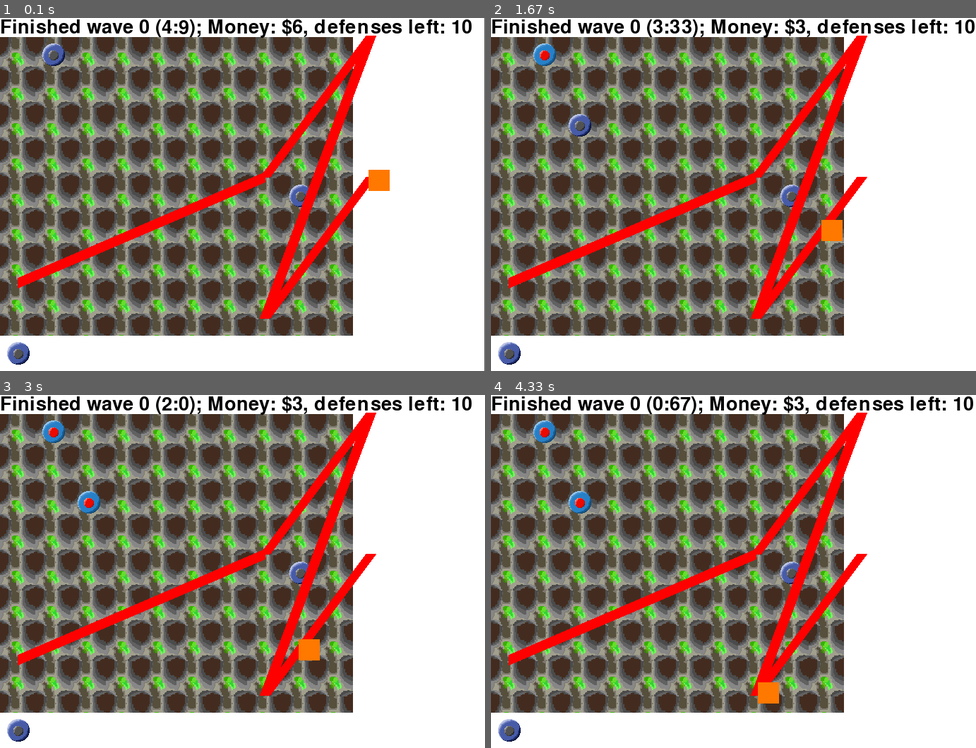
Above: before the commit, frames 1-4 (two rows, left to right).
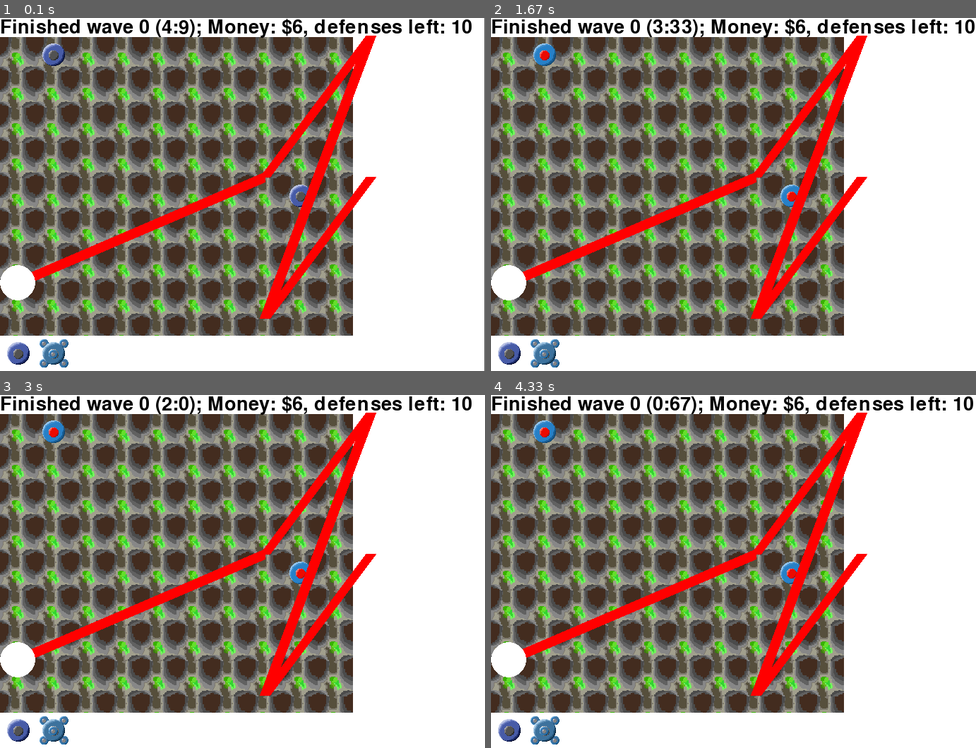
Above: after the commit, the same moments.

Repository: sillypantscoder/pygametowerdefense
Game: pygame game, started from main.py
Two runs of this game, one before a commit and one after it. Both use one fixed random seed, a clock stepped at 60 frames per second and the inputs below.
Inputs (mouse positions are in pixels of both pictures, inside the frame that each line leads up to):
- Up to frame 1 (0.1 s): no input
- Up to frame 2 (1.67 s): press the mouse at (733, 353) at 0.37 s; move the mouse to (655, 247) at 0.47 s; release the mouse at (583, 141) at 0.6 s
- Up to frame 3 (3 s): no input
- Up to frame 4 (4.33 s): no input

The runs differ from the first frame. In frame 1, 1.2% of the frame differs, in the area x 0-81%, y 43-99%; in frame 2, 1.6%, in the area x 0-73%, y 0-99%; in frame 3, 1.6%; in frame 4, 1.6%.

Commit message:
Added Super Towers that attack really fast

Diff:
--- a/main.py
+++ b/main.py
@@ -72,6 +72,7 @@
 		self.health = 10
 		entities.append(self)
 		self.initcustom()
+		self.health *= 1 + (0.05 * wave_lvl)
 	def tick(self):
 		global defense
 		if len(self.route) == 0:
@@ -103,7 +104,7 @@
 	def initcustom(self):
 		self.health = 50
 	def draw(self):
-		r = pygame.Surface((30, 30))
+		r = pygame.Surface((20, 20))
 		r.fill((255, 120, 0))
 		return r
 	def despawn(self):
@@ -146,13 +147,12 @@
 			money += 1
 			self.die()
 
+wave_lvl = 0
 entities: "list[Entity]" = []
-SplitEnemy()
 cellno_to_pixel = (lambda x: round((x * CELLSIZE) + (0.5 * CELLSIZE)))
 pixel_to_cellno = (lambda x: (x - (0.5 * CELLSIZE)) / CELLSIZE)
 cellnos_to_pixels = (lambda x, y: (cellno_to_pixel(x), cellno_to_pixel(y)))
 pixels_to_cellnos = (lambda x, y: (pixel_to_cellno(x), pixel_to_cellno(y)))
-wave_lvl = 0
 wave_time = 60 * 5
 wave = False
 defense = 10
@@ -161,9 +161,14 @@
 textures = {
 	"ground": pygame.transform.scale(pygame.image.load("ground.png"), (CELLSIZE, CELLSIZE)),
 	"tower_active": pygame.transform.scale(pygame.image.load("tower_active.png"), (CELLSIZE, CELLSIZE)),
-	"tower": pygame.transform.scale(pygame.image.load("tower.png"), (CELLSIZE, CELLSIZE))
+	"tower": pygame.transform.scale(pygame.image.load("tower.png"), (CELLSIZE, CELLSIZE)),
+	"super_tower": pygame.transform.scale(pygame.image.load("super_tower.png"), (CELLSIZE, CELLSIZE)),
+	"super_tower_active": pygame.transform.scale(pygame.image.load("super_tower_active.png"), (CELLSIZE, CELLSIZE))
 }
-tower_row = [{"id": 99, "image": "tower", "cost": 3}]
+tower_row = [
+	{"id": 99, "image": "tower", "cost": 3},
+	{"id": 100, "image": "super_tower", "cost": 50}
+]
 dragging_thing = None
 
 c = pygame.time.Clock()
@@ -181,7 +186,7 @@
 			screen = pygame.display.set_mode(SCREENSIZE, pygame.RESIZABLE)
 		elif event.type == pygame.MOUSEBUTTONDOWN:
 			if tower_row_rect_mouse.collidepoint(*pos):
-				idx = (pos[0] - tower_row_rect.left) / SCREENSIZE[0]
+				idx = (pos[0] - tower_row_rect.left) / CELLSIZE
 				idx = math.floor(idx)
 				if idx < len(tower_row):
 					dragging_thing = tower_row[idx]
@@ -192,9 +197,9 @@
 			else:
 				x = math.floor(pos[0] / CELLSIZE)
 				y = math.floor(pos[1] / CELLSIZE)
-				if insideBoard(x, y) and money >= 3 and BOARD[x][y] == 0:
+				if insideBoard(x, y) and money >= dragging_thing["cost"] and BOARD[x][y] == 0:
 					BOARD[x][y] = dragging_thing['id']
-					money -= 3
+					money -= dragging_thing["cost"]
 			dragging_thing = None
 	# Drawing
 	screen.fill(WHITE)
@@ -225,17 +230,34 @@
 			elif BOARD[x][y] < 100:
 				board.blit(textures["tower"], cellrect)
 				BOARD[x][y] -= 1
+			elif BOARD[x][y] == 100:
+				board.blit(textures["super_tower_active"], cellrect)
+				es = []
+				for e in entities:
+					if isinstance(e, Enemy): es.append(e)
+				es.sort(key=lambda z: dist((x, y), z.pos))
+				if len(es) > 0:
+					e = es[0]
+					if dist((x, y), e.pos) < 2:
+						pygame.draw.line(board, RED, cellnos_to_pixels(x, y), cellnos_to_pixels(*e.pos))
+						e.hit(10)
+						BOARD[x][y] = 101
+			elif BOARD[x][y] == 101:
+				board.blit(textures["super_tower"], cellrect)
+				BOARD[x][y] -= 1
 	screen.blit(board, (0, FONTHEIGHT))
 	# Route
 	for i in range(len(ROUTE) - 1):
 		start = (cellno_to_pixel(ROUTE[i][0]), cellno_to_pixel(ROUTE[i][1]))
 		end = (cellno_to_pixel(ROUTE[i + 1][0]), cellno_to_pixel(ROUTE[i + 1][1]))
 		pygame.draw.line(screen, RED, start, end, round(0.3 * CELLSIZE))
+	o = cellnos_to_pixels(*ROUTE[-1])
+	pygame.draw.circle(screen, WHITE, [o[0], o[1]], CELLSIZE / 2)
 	# Entities
 	for e in entities:
 		e.frame()
 	# Spawning
-	if wave and random.random() < 0.08 * wave_lvl: Enemy()
+	if wave and random.random() < 0.04 * wave_lvl: Enemy()
 	if wave and random.random() < 0.01 * (wave_lvl - 10): SplitEnemy()
 	wave_time -= 1
 	if wave_time <= 0:
@@ -253,14 +275,16 @@
 	headertext = FONT.render(f"{'Wave' if wave else 'Finished wave'} {wave_lvl} ({str(round(wave_time / 60, ndigits=2)).replace('.', ':')}); Money: $", True, BLACK)
 	# Bottom row of towers
 	pygame.draw.rect(screen, WHITE, tower_row_rect)
+	x = 0
 	for t in tower_row:
-		screen.blit(textures[t["image"]], (0, SCREENSIZE[1] - 50))
+		screen.blit(textures[t["image"]], (x, SCREENSIZE[1] - CELLSIZE))
+		x += CELLSIZE
 	# Dragging tower
 	x = math.floor(pos[0] / CELLSIZE)
 	y = math.floor(pos[1] / CELLSIZE)
 	if dragging_thing:
 		drag_target = pygame.Rect(x * CELLSIZE, (y * CELLSIZE) + FONTHEIGHT, CELLSIZE, CELLSIZE)
-		if insideBoard(x, y) and money >= 3 and BOARD[x][y] == 0:
+		if insideBoard(x, y) and money >= dragging_thing["cost"] and BOARD[x][y] == 0:
 			pygame.draw.rect(screen, (0, 255, 0), drag_target, 5)
 		else:
 			pygame.draw.rect(screen, (255, 0, 0), drag_target, 5)
Binary file added: super_tower.png
Binary file added: super_tower_active.png
